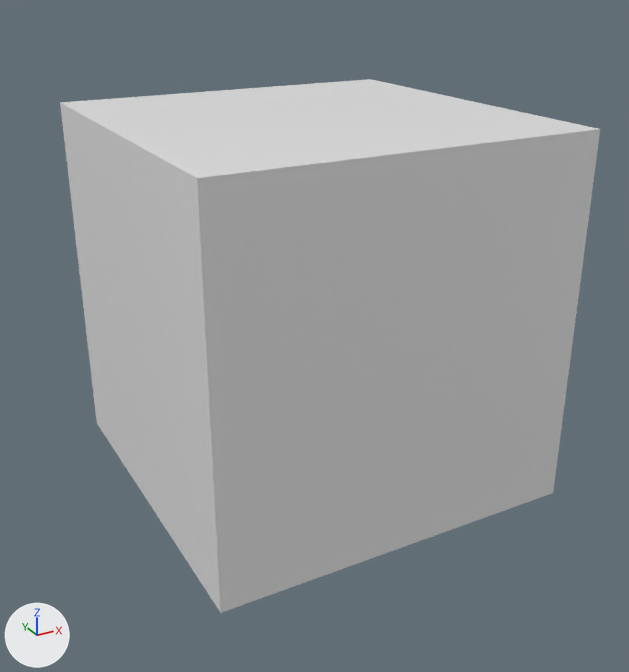
The Blender file Assets/BlenderModels/hullComponent.blend, before and after one commit.
Both versions are drawn from a camera (50 mm lens) standing at (-1.068, -1.975, 0.874) and looking at (-0.005, -0.043, -0.092). Every picture has the same lights, and +X, +Y and +Z are marked at lower left.
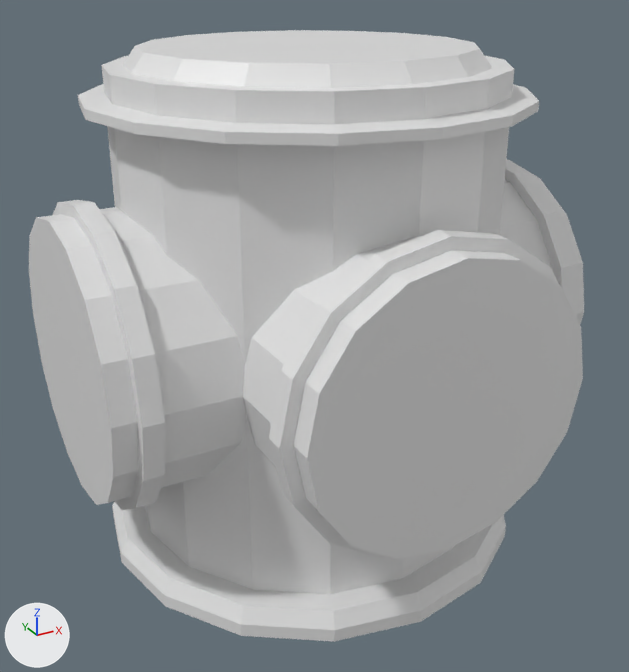
Commit message: Hull as piping

Changed parts and their boxes (x1, y1, x2, y2) in the pictures (629 x 672 px):
'Cube', reshaped (15% taller)
    before: (60, 79, 600, 613)
    after: (29, 30, 584, 642)

Patch to the scene script:
```diff
--- a/Assets/BlenderModels/hullComponent.blend.py
+++ b/Assets/BlenderModels/hullComponent.blend.py
@@ me_cube @@
 # used by ob_cube; location = (0.0, 0.0, 0.0)
-me_cube.from_pydata(...)  # 8 vertices, 6 faces; spans x -0.5..0.5, y -0.5..0.5, z -0.5..0.5
+me_cube.from_pydata(...)  # 512 vertices, 470 faces; spans x -0.671..0.671, y -0.671..0.671, z -0.67..0.67
+# me_cube part 1: 8 vertices removed from x -0.5..0.5, y -0.5..0.5, z -0.5..0.5; 512 vertices added at x -0.671..0.671, y -0.671..0.671, z -0.67..0.67
 me_cube.materials.append(mat_material)
```
